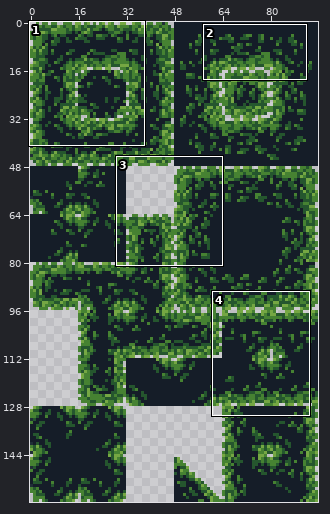
One commit to this sprite sheet: PhotographersHike/Assets/Art/Tiles/Leaf.png. The picture above shows the old version from afar; the outline marks the close-up.
Close-up. As it was:
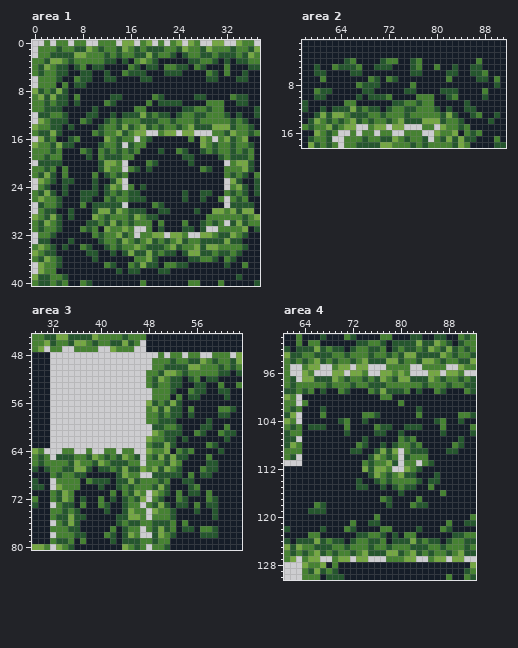
The file is 96x160 pixels. Shown: area 1: x 0..37, y 0..40; area 2: x 58..91, y 1..18; area 3: x 29..63, y 45..80; area 4: x 61..92, y 90..130. The commit also changed other parts of the picture, which this record leaves out.
And afterwards:
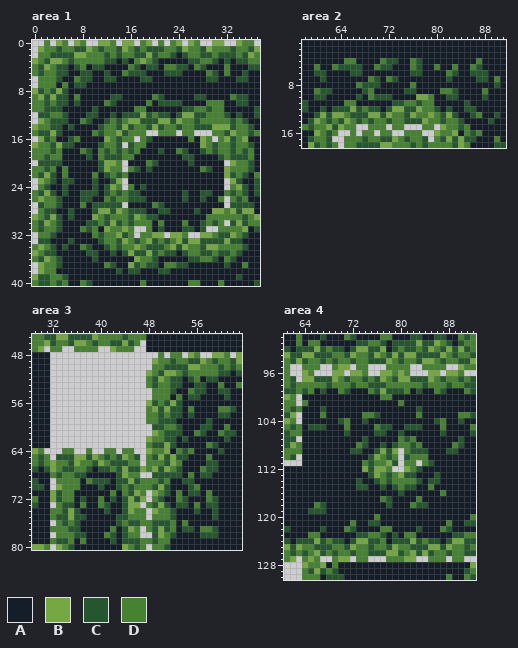
Palette (. is transparent): A #151d28  B #75a743  C #25562e  D #468232
Diff:
Changed rows in their new state; - is an unchanged pixel.
Area 1:
first column x 0:
 0 ----B--B---BB
 1 -B-----------
 3 B------------
first column x 16:
12 ---------BB
13 BB---BB-B--
14 --D-B-----D
15 -DD---DD-DD
first column x 32:
20 -BDD
21 B--D
22 B---
first column x 16:
33 ----------BB
34 ---------B-D
35 ----------DD
36 -B-D--------
37 B-D---------
Area 2:
first column x 60:
 4 -----D-----DCC--DC-----------
 5 D------C--D-----DC-----D--D--
 6 ----------------------D-----C
 7 -C--------------------C------
 9 ---------D-----------DD------
10 ---------D--C----BB----C-----
12 -------------BB--B-----------
13 ---------BB-B---B--B---------
14 -----BD-------D----DD--------
15 ----BDD---DD-DD--------------
Area 3:
first column x 48:
48 -------B---BB
49 -B-----------
51 B------------
first column x 32:
65 ----BB
66 B-----
67 B---DD
first column x 32:
71 B-D------------
72 B-D----------B-
73 -------------BB
74 ---B-----------
75 -------------DD
76 ---D-----------
77 -------------B-
78 -------------D-
Area 4:
first column x 63:
 92 ----------BB--B------------B
 93 -BB------B---B--B-----------
 94 B--D-------D----D-----------
 95 --DD------DD----------------
first column x 66:
124 -------BB--------------BB
125 ------B------B-----BB-B--
126 --------D---------B-----D
127 D------DD-----------DD-DD
